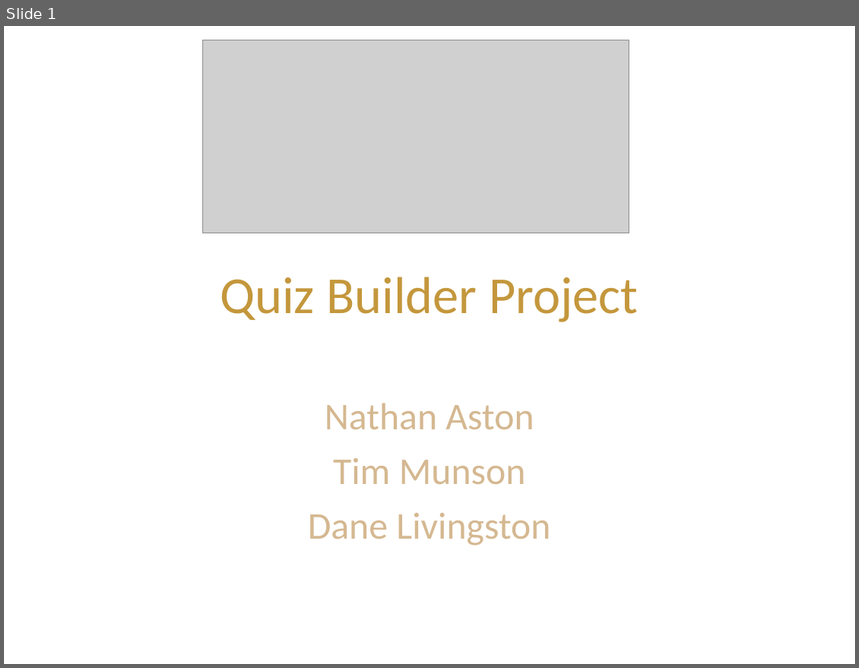
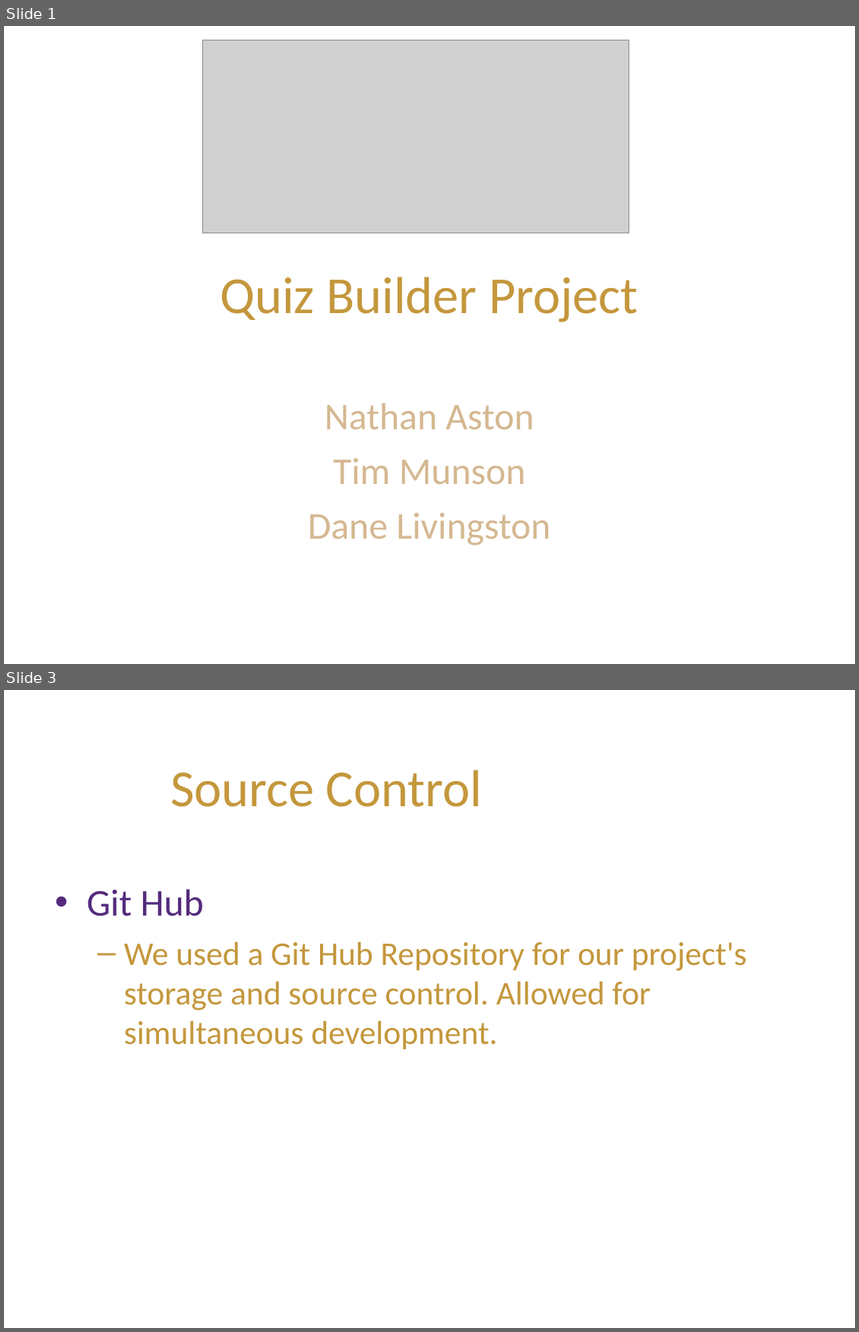
Before and after one commit to macguy2010/QuizBuilder, a slide deck: QuizBuilderPpt.ppt. Shown one above the other, each under a label of ours: slide 1 before the commit, slides 1 and 3 after it; the slides between them are not shown. The pictures are 859x668 and 859x1332 pixels, drawn with LibreOffice and Linux fonts; fonts in the diff are those of the drawing; grey boxes stand for pictures; background and template pictures are left out. Boxes give left, top, right and bottom in pixels: in the first picture for what was removed or moved away, otherwise in the second. Text is boxed around its words. In the diff, an @@ line names an element or a change of style, - is before the commit and + after.

```diff
--- a/QuizBuilderPpt.ppt
+++ b/QuizBuilderPpt.ppt
@@ slide 3 added at (4, 690, 855, 1328), background #FFFFFF @@
@@ text added at (170, 770, 482, 807), 44 pt, text #C4973C @@
+Source Control
@@ text added at (87, 889, 747, 1049), 28 pt, text #C4973C @@
+• Git Hub
+  – We used a Git Hub Repository for our project's storage and source control. Allowed for simultaneous development.
```
Also in this commit, not shown: 1 slide changed, 2 other slides added, 10 slides removed, 2 other files.
